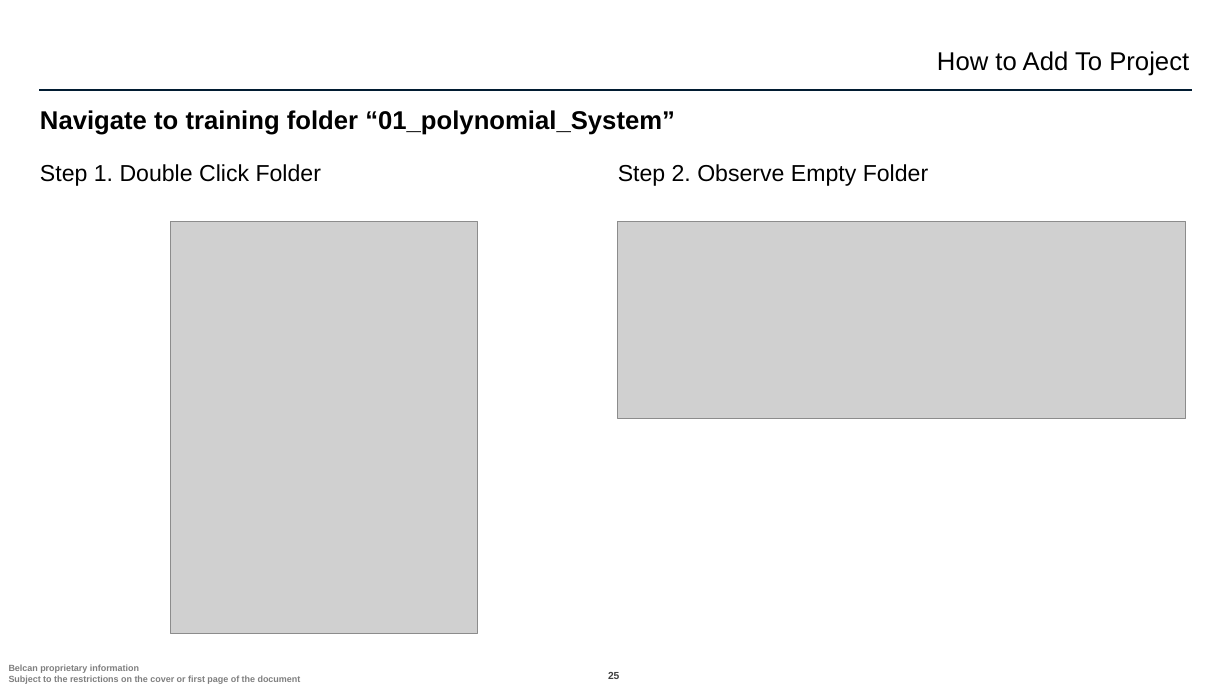
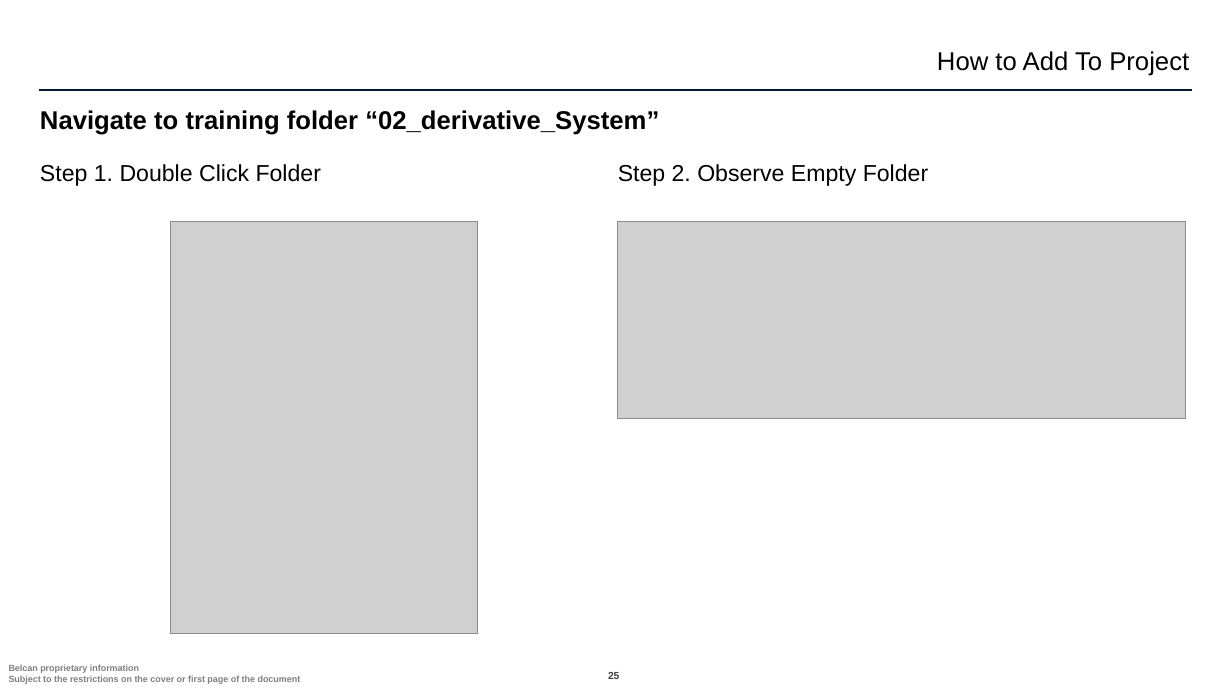
Before and after one commit to ntylerbelcan/aviation-controls-simulink-training-Belcan, a slide deck: slide 25 of ch02/02_derivative_System/Chapter 2 02_derivative_System.pptx. Drawn at 1232x693 pixels with LibreOffice and Linux fonts; fonts in the diff are those of the drawing; grey boxes stand for pictures; background and template pictures are left out. Boxes give left, top, right and bottom in pixels: in the first picture for what was removed or moved away, otherwise in the second. Text is boxed around its words. In the diff, an @@ line names an element or a change of style, - is before the commit and + after.

```diff
--- a/ch02/02_derivative_System/Chapter 2 02_derivative_System.pptx
+++ b/ch02/02_derivative_System/Chapter 2 02_derivative_System.pptx
@@ title at bbox=[40, 110, 659, 135]: text changed @@
-Navigate to training folder “01_polynomial_System”
+Navigate to training folder “02_derivative_System”
```
Also in this commit, not shown: 3 other slides changed, 3 other files.
